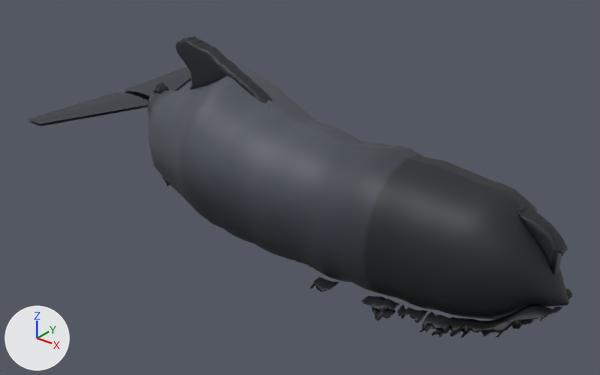
What one commit did to the glTF model public/aqua/models/fish/juv_pilot_whale.glb.
One viewpoint serves both versions: a camera (50 mm lens) standing at (6144.17, -2.11, 1.21) and looking at (6142.51, -0.04, -0.07). Lighting does not change. The marker at lower left points along +X, +Y and +Z. The first picture is the older version. Vertices at exactly the same position are counted once.

In view in the first picture: 'juv_pilot_whale'.
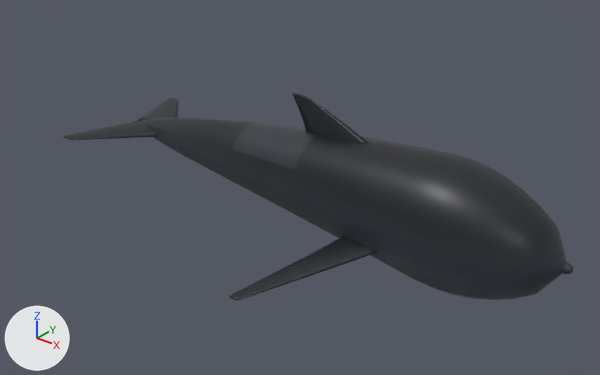
Diff of the bpy script that builds the scene:
```diff
--- a/public/aqua/models/fish/juv_pilot_whale.glb.py
+++ b/public/aqua/models/fish/juv_pilot_whale.glb.py
@@ mat_painted_pbr_atlas @@
 mat_painted_pbr_atlas.metallic = 0.05
-mat_painted_pbr_atlas.roughness = 0.56
+mat_painted_pbr_atlas.roughness = 0.42
@@ me_juv_pilot_whale @@
 # used by ob_juv_pilot_whale; location = (0.0, 0.0, 0.0)
-me_juv_pilot_whale.from_pydata(...)  # 1956 vertices, 3776 faces; spans x 6141.5..6143.5, y -0.44..0.44, z -0.37..0.37
+me_juv_pilot_whale.from_pydata(...)  # 1340 vertices, 2648 faces; spans x 6141.5..6143.5, y -0.53..0.53, z -0.26..0.26
+# me_juv_pilot_whale part 1: the loose piece of 610 vertices spanning x 6141.75..6143.5, y -0.28..0.28, z -0.37..0.27 is rebuilt with 626 vertices and now spans x 6141.64..6143.5, y -0.19..0.19, z -0.26..0.18
+# me_juv_pilot_whale part 2: a new loose piece of 106 vertices spanning x 6142.45..6142.91, y -0.02..0.02, z 0.09..0.26, in mat_painted_pbr_atlas (picture img_juv_pilot_whale_basecolor)
+# me_juv_pilot_whale part 3: a new loose piece of 106 vertices spanning x 6142.61..6142.95, y -0.53..-0.12, z -0.24..-0.12, in mat_painted_pbr_atlas (picture img_juv_pilot_whale_basecolor)
+# me_juv_pilot_whale part 4: a new loose piece of 106 vertices spanning x 6141.5..6141.83, y -0.29..-0.01, z -0.08..-0.04, in mat_painted_pbr_atlas (picture img_juv_pilot_whale_basecolor)
+# me_juv_pilot_whale part 5: a new loose piece of 106 vertices spanning x 6141.5..6141.83, y 0.01..0.29, z -0.08..-0.04, in mat_painted_pbr_atlas (picture img_juv_pilot_whale_basecolor)
+# me_juv_pilot_whale part 6: 17 loose pieces with 1346 vertices, spanning x 6141.5..6143.49, y -0.44..0.44, z -0.34..0.37, are deleted
+# other edits to the shape of me_juv_pilot_whale do not show in these pictures
 me_juv_pilot_whale.materials.append(mat_painted_pbr_atlas)
```

Changed parts and their boxes (x1, y1, x2, y2) in the pictures (600 x 375 px):
'juv_pilot_whale', surface changed, reshaped (6% narrower, 31% shorter)
    before: (28, 36, 572, 338)
    after: (63, 93, 574, 300)
part 1 of me_juv_pilot_whale, rebuilt (27% shorter)
    before: (148, 71, 569, 319)
    after: (141, 118, 574, 300)
part 2 of me_juv_pilot_whale, added
    after: (292, 93, 368, 142)
part 3 of me_juv_pilot_whale, added
    after: (229, 237, 377, 300)
part 4 of me_juv_pilot_whale, added
    after: (63, 121, 158, 140)
part 5 of me_juv_pilot_whale, added
    after: (137, 98, 179, 122)
part 6 of me_juv_pilot_whale, deleted
    before: (28, 36, 572, 338)
